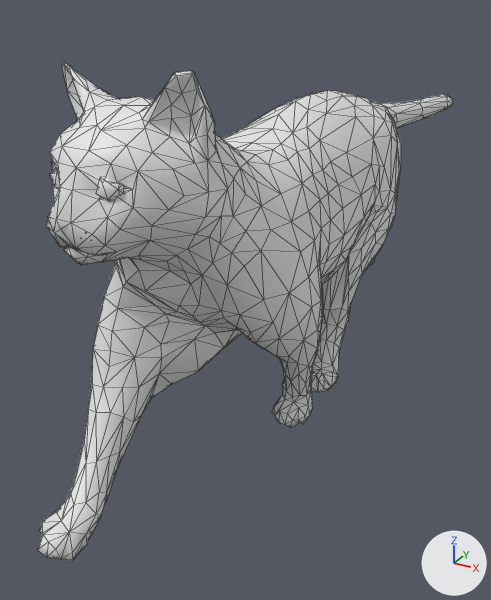
The glTF model src/Cat/catanimated.glb as it was, and as the next commit left it.
Camera for both pictures: a camera (50 mm lens) standing at (2.61, -5.51, 3.65) and looking at (-0.53, 0.2, 0.79). Every picture has the same lights, and +X, +Y and +Z are marked at lower right. Both versions are drawn at frame 1 of the action 'a_walk'; the numbers are the values there. Mesh edges are drawn as thin lines.

The first picture shows 'grp1'.
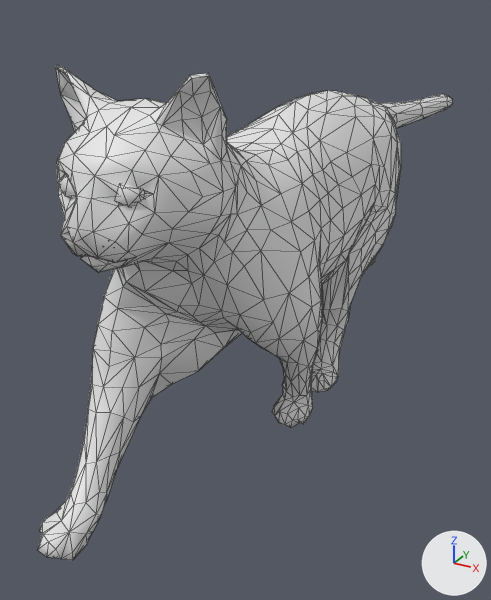
What the commit changed:
Bone 'spine.004' (bone_spine_004) turns from (0, -1, 5) to (0, 0, 0) degrees about its own x, y and z.
Bone 'face' (bone_face) turns from (-2, -4, 0) to (0, 0, 0) degrees about its own x, y and z.

Location of each change, (x1, y1, x2, y2) in pixels of the pictures (491 x 600 px):
'grp1', posed: before (38, 61, 453, 560); after (38, 65, 453, 560)
bone 'face', root to tip: before (159, 203) to (159, 200); after (162, 203) to (162, 200)
